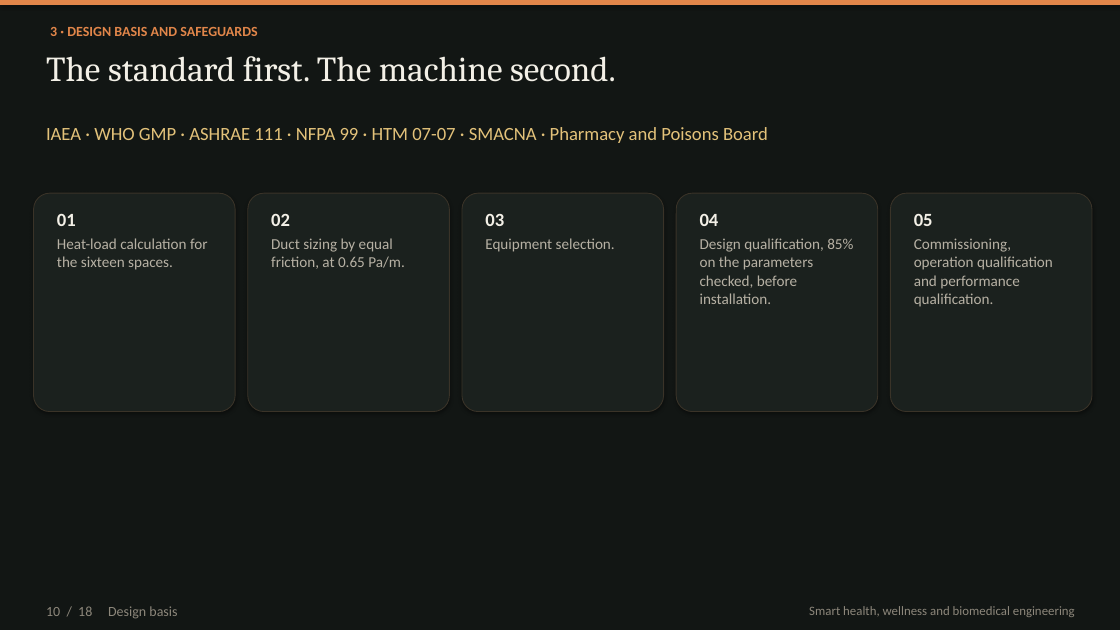
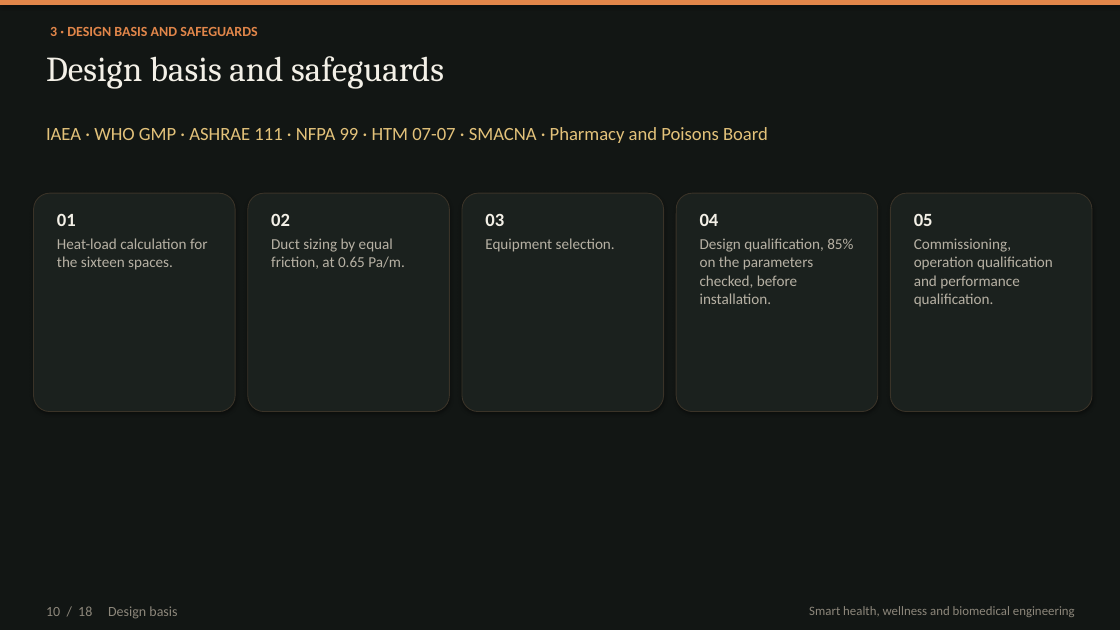
Before and after one commit to kakaijacob/Special-Operations-Schema, a slide deck: slide 10 of iek-talks/IEK_Cyclotron_HVAC_18_slides.pptx. Drawn at 1120x630 pixels with LibreOffice and Linux fonts; fonts in the diff are those of the drawing. Boxes give left, top, right and bottom in pixels: in the first picture for what was removed or moved away, otherwise in the second. Text is boxed around its words. In the diff, an @@ line names an element or a change of style, - is before the commit and + after.

```diff
--- a/iek-talks/IEK_Cyclotron_HVAC_18_slides.pptx
+++ b/iek-talks/IEK_Cyclotron_HVAC_18_slides.pptx
@@ text at <box>46,56,444,88</box>: text changed @@
-The standard first. The machine second.
+Design basis and safeguards
```
Also in this commit, not shown: 17 other slides changed, 1 other file.
